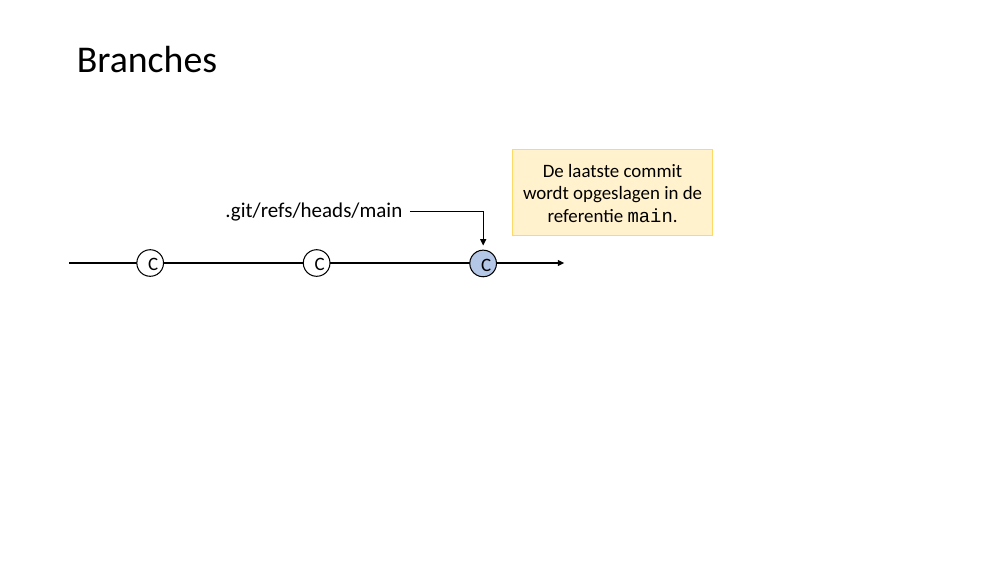
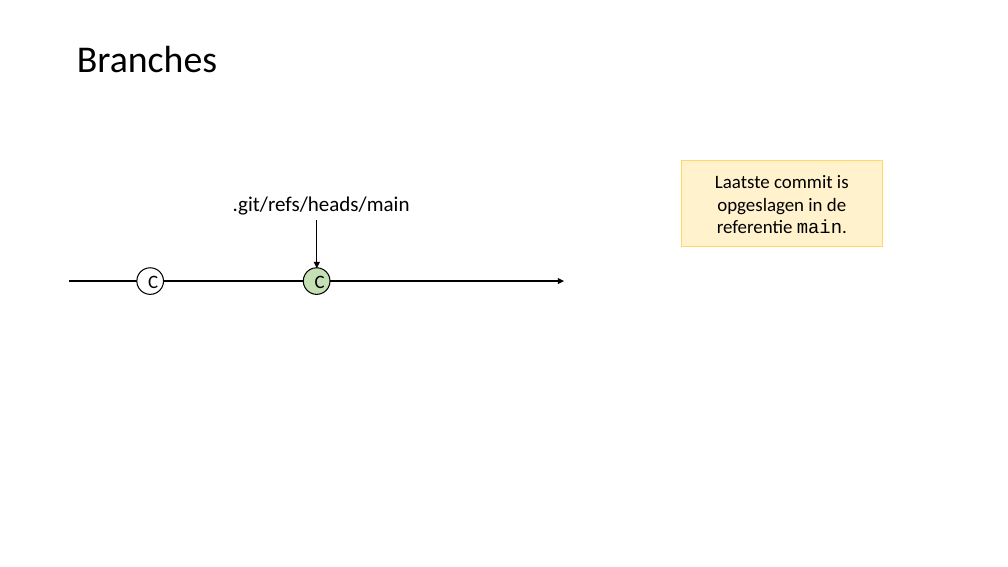
Before and after one commit to LFKoning/knowledge-sharing, a slide deck: slide 31 of git_course/1_basics/git_basic.pptx (slide 25 before the commit). Drawn at 1008x567 pixels with LibreOffice and Linux fonts; fonts in the diff are those of the drawing. Boxes give left, top, right and bottom in pixels: in the first picture for what was removed or moved away, otherwise in the second. Text is boxed around its words. In the diff, an @@ line names an element or a change of style, - is before the commit and + after.

```diff
--- a/git_course/1_basics/git_basic.pptx
+++ b/git_course/1_basics/git_basic.pptx
@@ rectangle "Laatste commit is opgeslagen in ...": place and size @@
-rectangle "Laatste commit is opgeslagen in ..." at (513,150,713,235)
+rectangle "Laatste commit is opgeslagen in ..." at (682,161,882,247)
@@ text in rectangle at (715,175,849,233): text changed @@
-De laatste commit wordt opgeslagen in de referentie main.
+Laatste commit is opgeslagen in de referentie main.
@@ text ".git/refs/heads/main": place and size @@
-text ".git/refs/heads/main" at (225,202,402,221)
+text ".git/refs/heads/main" at (233,196,410,215)
@@ arrow added from (317, 220) to (317, 268), #000000 1 pt @@
@@ elbow arrow removed from (410, 211) to (483, 246) @@
@@ ellipse "C" at (303,268,330,294): fill #FFFFFF to #C5E0B4 @@
@@ ellipse removed at (470,250,496,277) @@
-C
@@ 2 ellipses, 1 arrow: place and size @@
-2 ellipses, 1 arrow at (70,250,564,276)
+2 ellipses, 1 arrow at (70,268,564,294)
```
Also in this commit, not shown: 6 other slides changed, 16 slides added, 1 other file.
